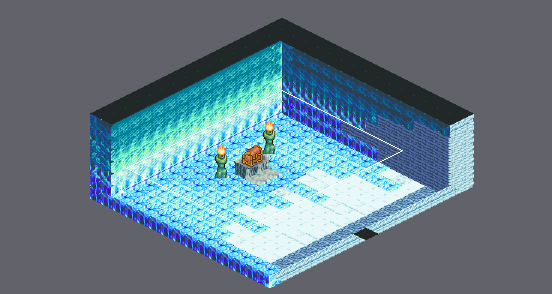
Tiled map -- Final_Fantasy_Mystery_World/Game/assets/maps/Quest1_Treasure.tmx. Above: a wide view before the commit, with the close-up outlined.
Close-up. Earlier state:
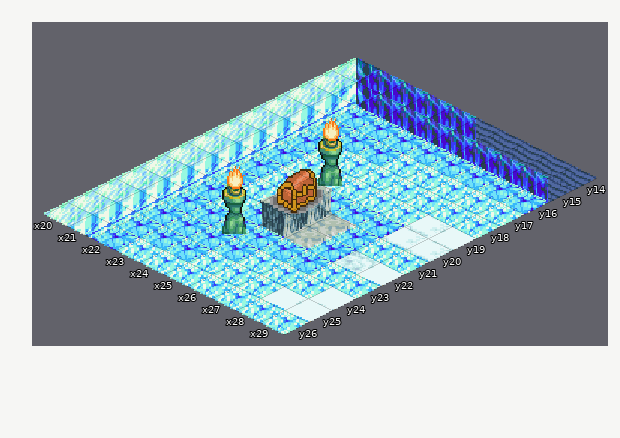
Cells are 32x16 px. Isometric: x runs down to the right, y down to the left. Shown: x 20..29, y 14..26.
After the commit:
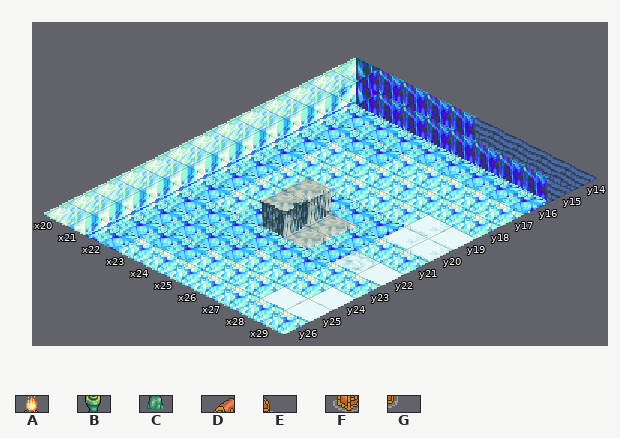
Key: from "ques1_tileset": A 234, B 255, C 276, D 340, E 341, F 361, G 362.
_ is an empty cell.
Tiles replaced or removed in this view: A, B, C, D, E, F, G.
What changed:
Changed rows in their new state; . is an unchanged cell.
Layer "Shadow":
first column x 24:
19 _
Layer "Enviorment":
first column x 22:
17 _...
18 ._..
19 .._.
20 ._._
21 _._.
22 ._..
23 .._.
Where, in picture pixels (left, top, right, bottom), the same in both close-ups:
removed: (222, 118, 342, 234)
